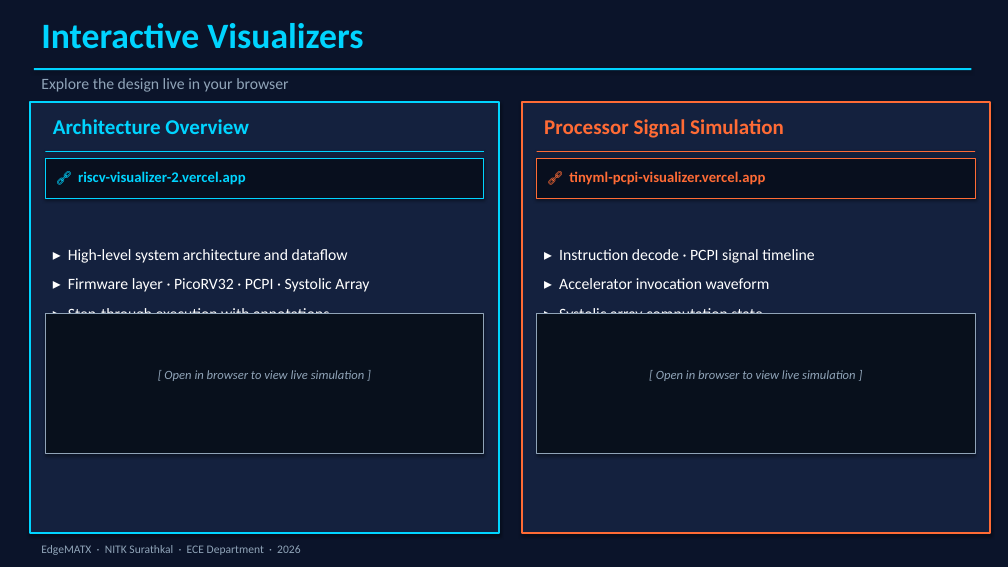
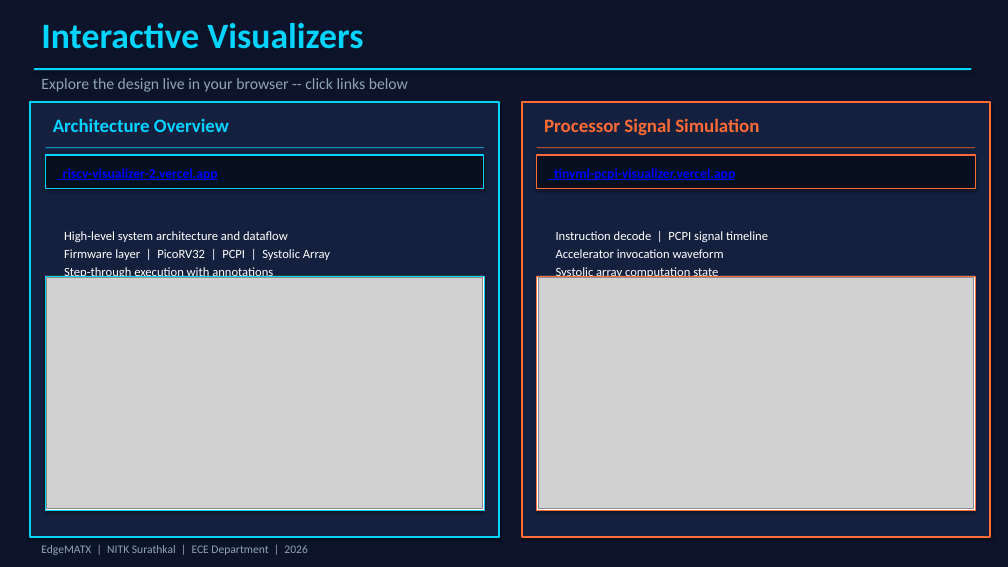
Before and after one commit to Quicksilver008/TinyML-Accelerator, a slide deck: slide 14 of docs/major/EdgeMATX_presentation.pptx (slide 12 before the commit). Drawn at 1008x567 pixels with LibreOffice and Linux fonts; fonts in the diff are those of the drawing; grey boxes stand for pictures. Boxes give left, top, right and bottom in pixels: in the first picture for what was removed or moved away, otherwise in the second. Text is boxed around its words. In the diff, an @@ line names an element or a change of style, - is before the commit and + after.

Commit message:
rename report to midsem, add EdgeMATX slides, update firmware.hex

```diff
--- a/docs/major/EdgeMATX_presentation.pptx
+++ b/docs/major/EdgeMATX_presentation.pptx
@@ text at (41, 78, 408, 92): text changed @@
-Explore the design live in your browser
+Explore the design live in your browser -- click links below
@@ rectangle: place and size @@
-rectangle at (30, 102, 499, 533)
+rectangle at (30, 102, 499, 537)
@@ text "Architecture Overview" at (53, 118, 229, 132): size 20 to 18 pt @@
@@ rectangle: place and size @@
-rectangle at (522, 102, 991, 533)
+rectangle at (522, 102, 991, 537)
@@ text "Processor Signal Simulation" at (544, 118, 759, 136): size 20 to 18 pt @@
@@ rectangle: place and size @@
-rectangle at (45, 151, 484, 152)
+rectangle at (45, 147, 484, 148)
@@ rectangle: place and size @@
-rectangle at (537, 151, 975, 152)
+rectangle at (537, 147, 975, 148)
@@ rectangle: place and size @@
-rectangle at (45, 159, 484, 198)
+rectangle at (45, 155, 484, 189)
@@ text at (63, 168, 218, 180): text changed; size 14 to 13 pt; text colour #00D4FF to #0000FF @@
-🔗 riscv-visualizer-2.vercel.app
+riscv-visualizer-2.vercel.app
@@ rectangle: place and size @@
-rectangle at (537, 159, 975, 198)
+rectangle at (537, 155, 975, 189)
@@ text at (554, 168, 735, 180): text changed; size 14 to 13 pt; text colour #FF6B35 to #0000FF @@
-🔗 tinyml-pcpi-visualizer.vercel.app
+tinyml-pcpi-visualizer.vercel.app
@@ text at (64, 231, 330, 280): text changed; size 15 to 12 pt @@
-▸ High-level system architecture and dataflow
-▸ Firmware layer · PicoRV32 · PCPI · Systolic Array
-▸ Step-through execution with annotations
+High-level system architecture and dataflow
+Firmware layer | PicoRV32 | PCPI | Systolic Array
+Step-through execution with annotations
@@ text at (556, 231, 768, 280): text changed; size 15 to 12 pt @@
-▸ Instruction decode · PCPI signal timeline
-▸ Accelerator invocation waveform
-▸ Systolic array computation state
+Instruction decode | PCPI signal timeline
+Accelerator invocation waveform
+Systolic array computation state
@@ rectangle: place and size @@
-rectangle at (45, 314, 484, 454)
+rectangle at (45, 276, 484, 510)
@@ rectangle at (45, 276, 484, 510): fill #08101C to #FFFFFF; outline #90A4B8 0.8 pt to #00D4FF 0.5 pt @@
@@ picture added at (47, 278, 482, 509) @@
@@ rectangle: place and size @@
-rectangle at (537, 314, 975, 454)
+rectangle at (537, 276, 975, 510)
@@ rectangle at (537, 276, 975, 510): fill #08101C to #FFFFFF; outline #90A4B8 0.8 pt to #FF6B35 0.5 pt @@
@@ picture added at (538, 278, 974, 509) @@
@@ text removed at (164, 370, 364, 381) @@
-[ Open in browser to view live simulation ]
@@ text removed at (656, 370, 855, 381) @@
-[ Open in browser to view live simulation ]
@@ text at (41, 545, 307, 555): text changed @@
-EdgeMATX · NITK Surathkal · ECE Department · 2026
+EdgeMATX | NITK Surathkal | ECE Department | 2026
```
Also in this commit, not shown: 14 other slides changed, 2 slides added, 6 other files.
